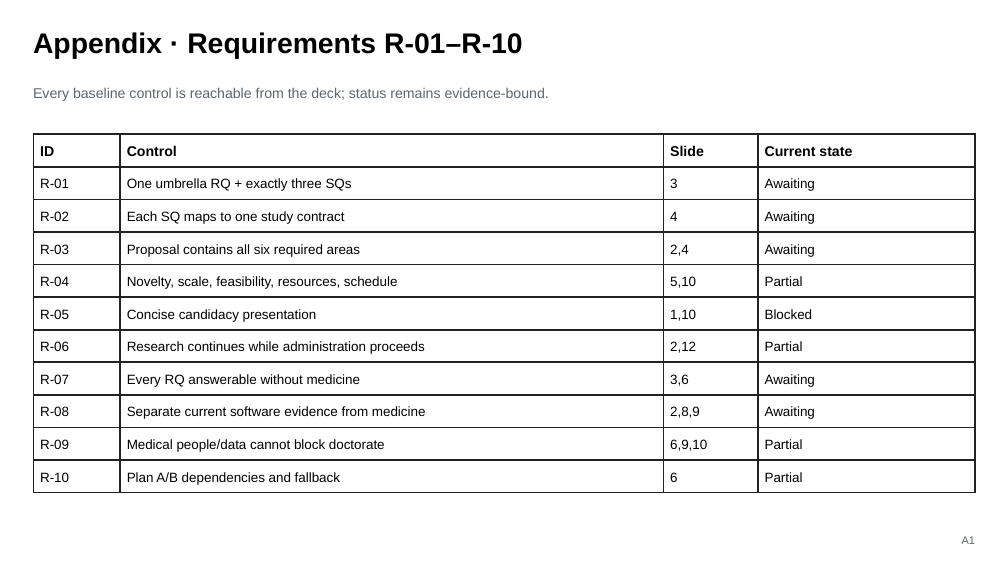
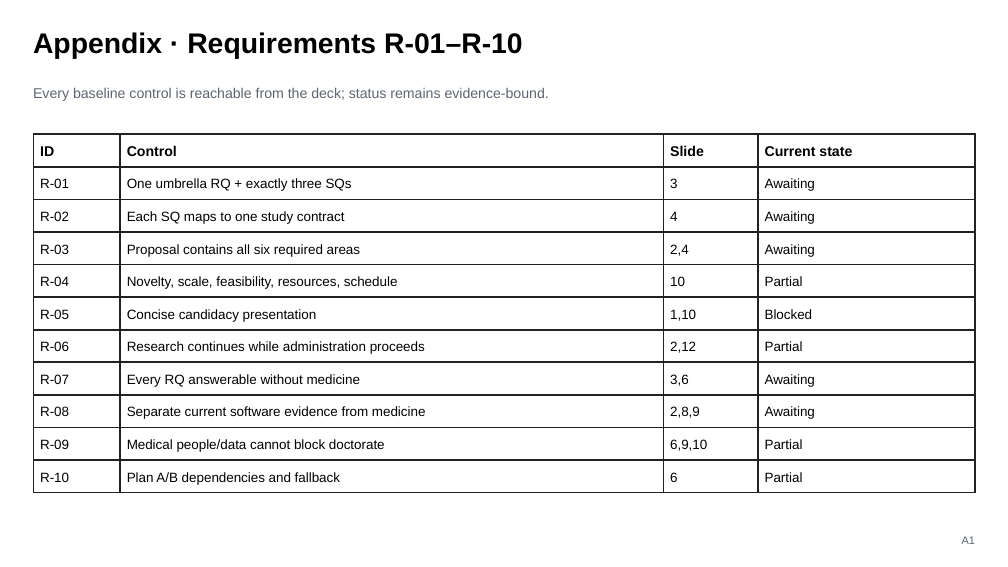
Before and after one commit to AliHamed17/Vego-Ai, a slide deck: slide 13 of presentations/VEGO-AI-Iris-Supervisor-Decisions-2026-08-05.pptx. Drawn at 1008x567 pixels with LibreOffice and Linux fonts; fonts in the diff are those of the drawing. Boxes give left, top, right and bottom in pixels: in the first picture for what was removed or moved away, otherwise in the second. Text is boxed around its words. In the diff, an @@ line names an element or a change of style, - is before the commit and + after.

```diff
--- a/presentations/VEGO-AI-Iris-Supervisor-Decisions-2026-08-05.pptx
+++ b/presentations/VEGO-AI-Iris-Supervisor-Decisions-2026-08-05.pptx
@@ text at box(670, 276, 685, 286): text changed @@
-5,10
+10
```
Also in this commit, not shown: 11 other slides changed, 38 other files.
